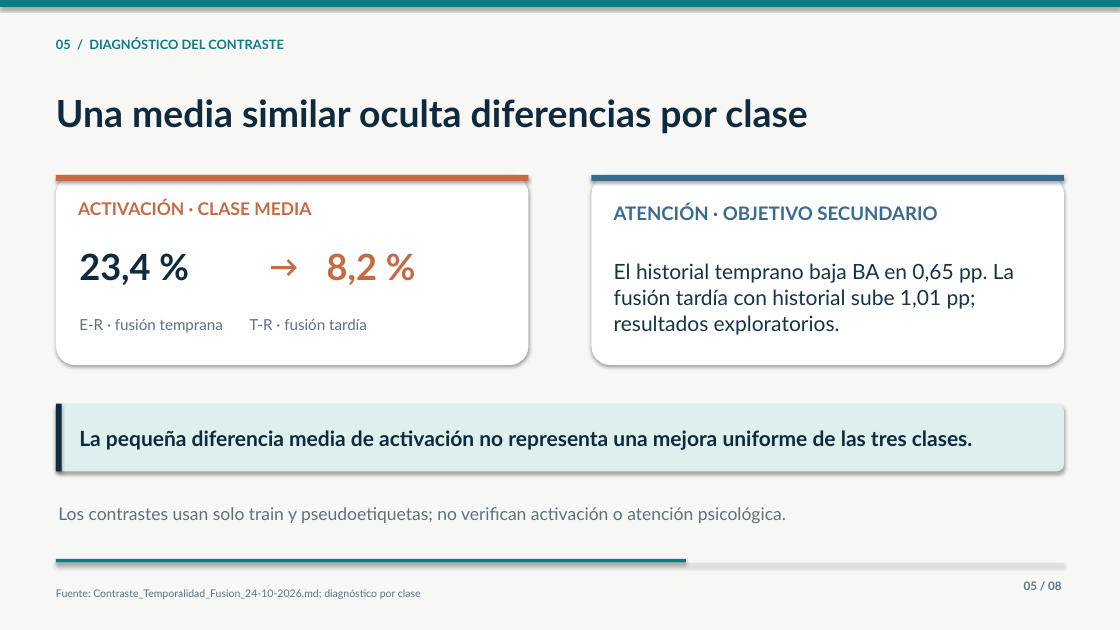
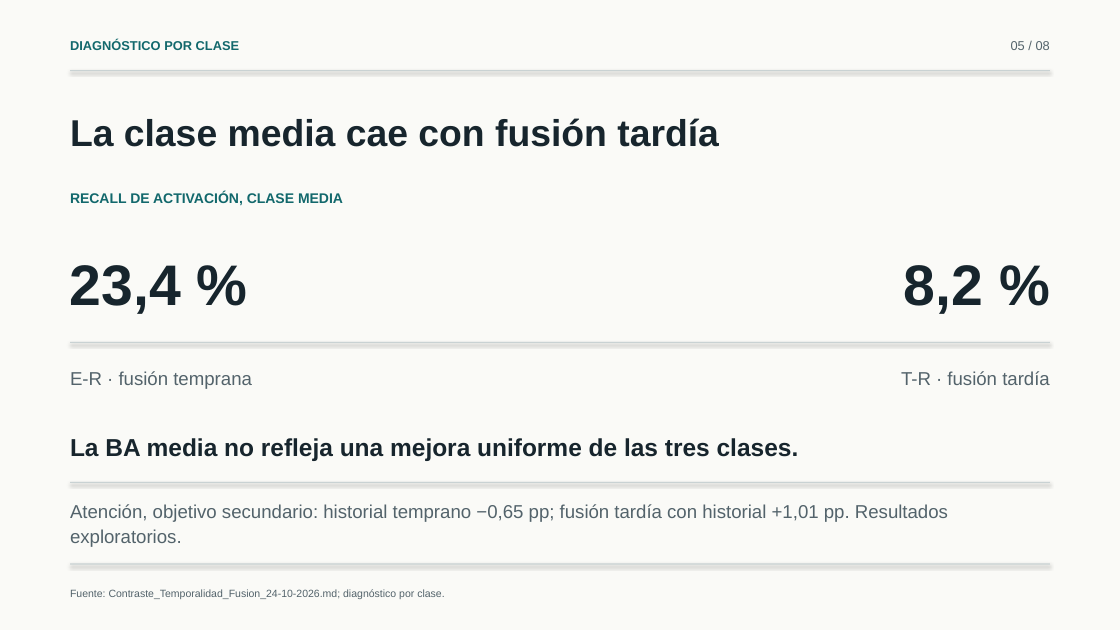
Before and after one commit to marioromero00/Tesis_MDS, a slide deck: slide 5 of presentaciones/Avances-Experimentales-Simplificados-24-10-2026.pptx. Drawn at 1120x630 pixels with LibreOffice and Linux fonts; fonts in the diff are those of the drawing. Boxes give left, top, right and bottom in pixels: in the first picture for what was removed or moved away, otherwise in the second. Text is boxed around its words. In the diff, an @@ line names an element or a change of style, - is before the commit and + after.

```diff
--- a/presentaciones/Avances-Experimentales-Simplificados-24-10-2026.pptx
+++ b/presentaciones/Avances-Experimentales-Simplificados-24-10-2026.pptx
@@ background #F7F8F5 to #FAFAF7 @@
@@ text at [70, 40, 240, 50]: text changed; font Lato to Arial; text colour #087E83 to #12686C @@
-05 / DIAGNÓSTICO DEL CONTRASTE
+DIAGNÓSTICO POR CLASE
@@ text "05 / 08": place and size @@
-text "05 / 08" at [1024, 581, 1061, 590]
+text "05 / 08" at [1011, 41, 1050, 50]
@@ text "05 / 08" at [1011, 41, 1050, 50]: size 10 to 11 pt, font Lato to Arial, text colour #5D7180 to #53636B, bold off; line spacing 1.04 to 1.08 @@
@@ rectangle at [70, 70, 1050, 71]: fill #087E83 to #C9D2D3 @@
@@ rectangle: place and size @@
-rectangle at [0, 0, 1120, 7]
+rectangle at [70, 70, 1050, 71]
@@ text removed at [56, 99, 808, 134] @@
-Una media similar oculta diferencias por clase
@@ text added at [70, 118, 719, 147], 32 pt, text #17252D, bold @@
+La clase media cae con fusión tardía
@@ rounded rectangle removed at [56, 175, 528, 365] @@
@@ rectangle removed at [56, 175, 528, 181] @@
@@ rounded rectangle removed at [592, 175, 1064, 365] @@
@@ rectangle removed at [592, 175, 1064, 181] @@
@@ text at [70, 192, 343, 205]: text changed; size 15 to 12 pt; font Lato to Arial; text colour #C66A44 to #12686C @@
-ACTIVACIÓN · CLASE MEDIA
+RECALL DE ACTIVACIÓN, CLASE MEDIA
@@ text removed at [614, 204, 937, 220] @@
-ATENCIÓN · OBJETIVO SECUNDARIO
@@ text "23,4 %": place and size @@
-text "23,4 %" at [79, 253, 150, 285]
+text "23,4 %" at [70, 265, 181, 314]
@@ text "23,4 %" at [70, 265, 181, 314]: size 31 to 49 pt, font Lato to Arial, text colour #102A3D to #17252D; line spacing 1.04 to 1.08 @@
@@ text "8,2 %": place and size @@
-text "8,2 %" at [327, 253, 377, 285]
+text "8,2 %" at [904, 265, 983, 314]
@@ text "8,2 %" at [904, 265, 983, 314]: size 31 to 49 pt, font Lato to Arial, text colour #C66A44 to #17252D; alignment left to right; line spacing 1.04 to 1.08 @@
@@ text removed at [270, 242, 317, 290] @@
-→
@@ rectangle added at [70, 342, 1050, 343], fill #C9D2D3 @@
@@ text at [70, 371, 252, 389]: text changed; size 13 to 16 pt; font Lato to Arial; text colour #5D7180 to #53636B @@
-E-R · fusión temprana T-R · fusión tardía
+E-R · fusión temprana
@@ text added at [901, 371, 1050, 385], 16 pt, text #53636B @@
+T-R · fusión tardía
@@ rounded rectangle removed at [56, 404, 1065, 472] @@
@@ rectangle removed at [56, 404, 62, 472] @@
@@ text at [70, 438, 799, 461]: text changed; size 18 to 21 pt; font Lato to Arial; text colour #102A3D to #17252D @@
-La pequeña diferencia media de activación no representa una mejora uniforme de las tres clases.
+La BA media no refleja una mejora uniforme de las tres clases.
@@ text removed at [58, 507, 786, 523] @@
-Los contrastes usan solo train y pseudoetiquetas; no verifican activación o atención psicológica.
@@ text at [70, 504, 948, 547]: text changed; size 18 to 16 pt; font Lato to Arial; text colour #173348 to #53636B @@
-El historial temprano baja BA en 0,65 pp. La fusión tardía con historial sube 1,01 pp; resultados exploratorios.
+Atención, objetivo secundario: historial temprano −0,65 pp; fusión tardía con historial +1,01 pp. Resultados exploratorios.
@@ rectangle: place and size @@
-rectangle at [56, 564, 1065, 565]
+rectangle at [70, 482, 1050, 483]
@@ rectangle at [70, 482, 1050, 483]: fill #D9E2E3 to #C9D2D3 @@
@@ rectangle: place and size @@
-rectangle at [56, 559, 686, 562]
+rectangle at [70, 564, 1050, 565]
@@ rectangle at [70, 564, 1050, 565]: fill #087E83 to #C9D2D3 @@
@@ text at [70, 589, 444, 599]: text changed; font Lato to Arial; text colour #5D7180 to #53636B @@
-Fuente: Contraste_Temporalidad_Fusion_24-10-2026.md; diagnóstico por clase
+Fuente: Contraste_Temporalidad_Fusion_24-10-2026.md; diagnóstico por clase.
```
Also in this commit, not shown: 7 other slides changed, 12 other files.
